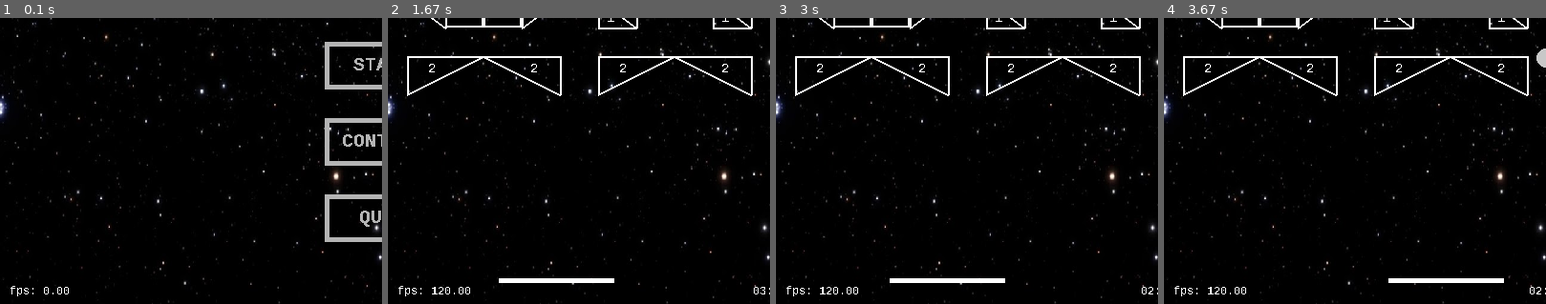
Above: before the commit, frames 1-4 (left to right).
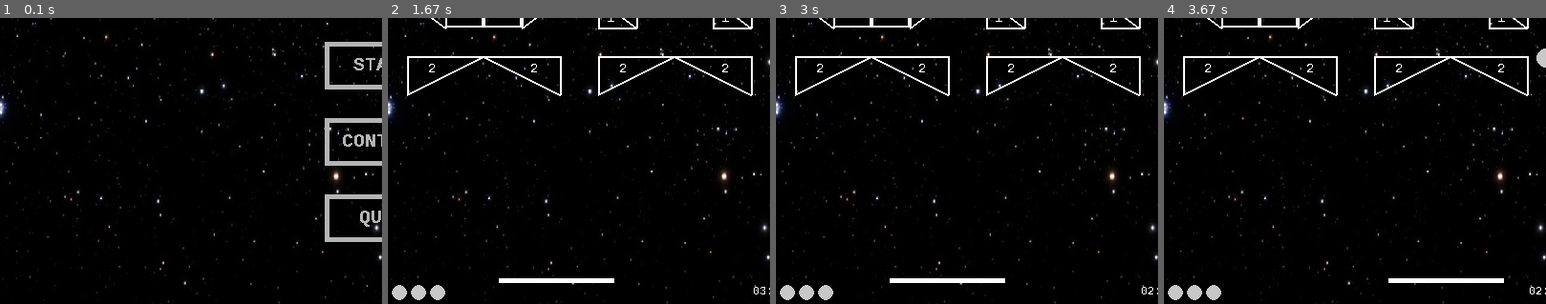
Above: after the commit, the same moments.

Repository: thanhson208s/brick-breaker-pygame
Game: pygame game, started from main.py
Same seed, same stepped clock (60 frames per second), same inputs: the game is played once before the commit and once after it.
Inputs:
- Up to frame 1 (0.1 s): no input
- Up to frame 2 (1.67 s): tap Space at 0.33, 0.67, 1.07, 1.37, 1.63 s; hold Left 1-1.53 s; hold Left from 1.57 s (still down)
- Up to frame 3 (3 s): tap Space at 1.93, 2.07, 2.37, 2.73 s; release Left at 1.97 s; hold Right 2-2.63 s; hold Left from 2.67 s (still down)
- Up to frame 4 (3.67 s): tap Space at 3.03, 3.23, 3.53 s; release Left at 3.13 s; hold Right 3.17-3.63 s
The pictures show only the part of the screen within x 0-50%, y 50-100%; the shares and areas given below are measured in that part.

The runs differ from the first frame. In frame 1, 0.1% of the frame differs, in the area x 2-18%, y 93-98%; in frame 2, 0.5%, in the area x 1-22%, y 93-99%; in frame 3, 0.5%; in frame 4, 0.5%.

Commit message:
add life

Diff:
--- a/main.py
+++ b/main.py
@@ -143,7 +143,11 @@
     label_time = fps_font.render((("" if m >= 10 else "0") + str(m)) + ":" + (("" if s >= 10 else "0") + str(s)), False, constants.WHITE)
     screen.blit(label_time, (config.WIDTH/2 - label_time.get_width()/2, config.HEIGHT - 20))
 
-def drawGameOver(point, state, isOutOfTime, isOutOfScreen):
+def drawLife(remainLifes):
+    for i in range(remainLifes):
+        pygame.draw.circle(screen, constants.BALL_COLOR, (12 + 20 * i, config.HEIGHT - 12), 8)
+
+def drawGameOver(point, state, isOutOfTime, isOutOfLife):
     label_game_over = title_font.render('GAME OVER', False, constants.WHITE)
     screen.blit(label_game_over, (config.WIDTH/2 - label_game_over.get_width()/2, config.TITLE_Y))
 
@@ -157,8 +161,8 @@
         desc = "You lose!"
         if isOutOfTime:
             desc += " Out of time."
-        if isOutOfScreen:
-            desc += " Out of screen."
+        if isOutOfLife:
+            desc += " Out of life."
     label_desc = button_font.render(desc, False, constants.WHITE)
     screen.blit(label_desc, (config.WIDTH/2 - label_desc.get_width()/2, config.HEIGHT * 1/4 - label_desc.get_height()/2))
 
@@ -193,16 +197,17 @@
         timer -= config.FRAME_TIME
 
     # 3. update GUI
-    if gameManager.state in [GameManager.READY, GameManager.RUN, GameManager.PAUSE]:
+    if gameManager.state in [GameManager.READY, GameManager.RUN, GameManager.PAUSE, GameManager.REVIVE]:
         drawBar(gameManager.bar)
         drawBall(gameManager.ball)
         drawPieces(gameManager.pieces)
         drawPoint(gameManager.point)
         drawTime(gameManager.remainTime)
+        drawLife(gameManager.remainLifes)
     elif gameManager.state == GameManager.WIN or gameManager.state == GameManager.LOSE:
         drawBar(gameManager.bar)
         drawBall(gameManager.ball)
-        drawGameOver(gameManager.point, gameManager.state, gameManager.isOutOfTime(), gameManager.isOutOfScreen())
+        drawGameOver(gameManager.point, gameManager.state, gameManager.isOutOfTime(), gameManager.isOutOfLife())
 # === Game Scene === #
 
 # === Control Scene === #
@@ -259,7 +264,7 @@
     elif (curScene == constants.CONTROL_SCENE):
         processControlScene()
 
-    showFps()
+    # showFps()
     pygame.display.flip()
 
 print('Game has stopped!')
--- a/src/ball.py
+++ b/src/ball.py
@@ -12,14 +12,16 @@
     def initGame(self):
         self.radius = config.BALL_RADIUS
         self.p = pygame.math.Vector2(config.WIDTH/2, config.BAR_Y - self.radius)
-        self.v = pygame.math.Vector2(0, 0)
+        self.v = pygame.math.Vector2(0, -config.BALL_BASE_SPEED)
         self.accelerationTimer = 0
+
+    def reviveGame(self):
+        self.radius = config.BALL_RADIUS
+        self.p = pygame.math.Vector2(config.WIDTH/2, config.BAR_Y - self.radius)
+        self.v = pygame.math.Vector2(0, -self.v.magnitude())
 
     def updateInitPosition(self, bar):
         self.p.x = bar.p.x
-
-    def startGame(self):
-        self.v.y = -config.BALL_BASE_SPEED
 
     def update(self, dt):
         self.accelerationTimer += dt / 1000
--- a/src/bar.py
+++ b/src/bar.py
@@ -11,6 +11,13 @@
         self.gameManager = gameManager
 
     def initGame(self):
+        self.p = pygame.math.Vector2(config.WIDTH/2, config.BAR_Y)
+        self.v = pygame.math.Vector2(0, 0)
+        self.length = config.BAR_BASE_LENGTH
+        self.speed = config.BAR_BASE_SPEED
+        self.controlBuffer = []
+
+    def reviveGame(self):
         self.p = pygame.math.Vector2(config.WIDTH/2, config.BAR_Y)
         self.v = pygame.math.Vector2(0, 0)
         self.length = config.BAR_BASE_LENGTH
--- /dev/null
+++ b/src/buff.py
@@ -0,0 +1,67 @@
+import pygame, math
+
+class Buff:
+    POSITIVE = 1
+    NEGATIVE = -1
+    groups = [
+        ["LongerBuff"]
+    ]
+
+    def __init__(self, type, time, rate):
+        self.type = type
+        self.time = time
+        self.rate = rate
+
+    @classmethod
+    def instance(cls):
+        if cls._instance is None:
+            cls._instance = cls()
+        return cls._instance
+
+    def draw(self, screen):
+        pass
+
+    def renew(self):
+        pass
+
+    def activate(self):
+        pass
+
+    def deactivate(self):
+        pass
+
+class BiggerBuff(Buff):
+    _instance = None
+
+    def __init__(self):
+        super().__init__(Buff.POSITIVE, 10, 0.1)
+
+class SmallerBuff(Buff):
+    _instance = None
+
+    def __init__(self):
+        super().__init__(Buff.NEGATIVE, 10, 0.1)
+
+class LongerBuff(Buff):
+    _instance = None
+
+    def __init__(self):
+        super().__init__(Buff.POSITIVE, 10, 0.1)
+
+class ShorterBuff(Buff):
+    _instance = None
+
+    def __init__(self):
+        super().__init__(Buff.NEGATIVE, 10, 0.1)
+
+class StrongerBuff(Buff):
+    _instance = None
+
+    def __init__(self):
+        super().__init__(Buff.POSITIVE, 10, 0.1)
+
+class DenserBuff(Buff):
+    _instance = None
+
+    def __init__(self):
+        super().__init__(Buff.POSITIVE, 10, 0.1)
--- a/src/config.py
+++ b/src/config.py
@@ -25,6 +25,7 @@
 POINT_PER_HP = 5
 TOTAL_TIME = 180
 FRAME_TIME = 10
+TOTAL_LIFE = 3
 
 ENABLE_CHEAT = False
 ENABLE_AUTO = False
--- a/src/gamedata.py
+++ b/src/gamedata.py
@@ -2,6 +2,7 @@
 from bar import *
 from piece import *
 from sound import *
+from buff import *
 import constants, config
 import pygame, math, json
 
@@ -12,6 +13,7 @@
     WIN = 100
     LOSE = -100
     PAUSE = 2
+    REVIVE = 3
 
     def __init__(self):
         self.state = GameManager.WAIT
@@ -21,6 +23,8 @@
         self.point = None
         self.pointTimer = None
         self.remainTime = None
+        self.buffs = None
+        self.remainLifes = None
 
     def initGame(self, mapIndex=-1):
         self.state = GameManager.READY
@@ -31,6 +35,8 @@
         self.point = 0
         self.pointTimer = 0
         self.remainTime = config.TOTAL_TIME * 1000
+        self.buffs = []
+        self.remainLifes = config.TOTAL_LIFE
 
     def initPieces(self):
         path = (config.MAP_FOLDER + str(self.mapIndex) + '.json') if self.mapIndex >= 0 else config.DEFAULT_MAP
@@ -51,7 +57,6 @@
 
     def startGame(self):
         self.state = GameManager.RUN
-        self.ball.startGame()
         SoundManager.instance().playCollideWithBarEffect()
 
     def pauseGame(self):
@@ -60,15 +65,19 @@
         elif self.state == GameManager.PAUSE:
             self.state = GameManager.RUN
 
+    def reviveGame(self):
+        self.state = GameManager.REVIVE
+        self.ball.reviveGame()
+        self.bar.reviveGame()
+
     def endGame(self):
         self.state = GameManager.WAIT
 
     def onSpace(self):
-        if (self.state == GameManager.READY):
+        if (self.state in [GameManager.READY, GameManager.REVIVE]):
             self.startGame()
         elif self.state in [GameManager.WIN, GameManager.LOSE]:
             self.initGame(self.mapIndex)
-
 
     def onControlStart(self, key):
         if (self.state == GameManager.WAIT):
@@ -110,6 +119,15 @@
             self.ball.v -= (2 * self.ball.v.dot(collisionVector) / collisionVector.magnitude_squared()) * collisionVector
 
         return isCollided
+
+    def addBuff(self, buff):
+        if buff not in self.buffs:
+            self.buffs.append(buff)
+        buff.renew()
+
+    def removeBuff(self, buff):
+        if buff in self.buffs:
+            self.buffs.remove(buff)
 
     def update(self, dt):
         if self.state in [GameManager.WAIT, GameManager.PAUSE]:
@@ -147,7 +165,14 @@
                 self.state = GameManager.WIN
                 SoundManager.instance().playWinEffect()
             else:
-                if self.ball.p.y - self.ball.radius > config.HEIGHT or self.remainTime <= 0:
+                if self.ball.p.y - self.ball.radius > config.HEIGHT:
+                    self.remainLifes -= 1
+                    if self.remainLifes <= 0:
+                        self.state = GameManager.LOSE
+                        SoundManager.instance().playLoseEffect()
+                    else:
+                        self.reviveGame()
+                elif self.remainTime <= 0:
                     self.state = GameManager.LOSE
                     SoundManager.instance().playLoseEffect()
         elif self.state == GameManager.WIN:
@@ -158,6 +183,17 @@
             self.ball.update(dt)
             if not self.checkCollideWithBorder():
                 self.bar.checkCollide(self.ball)
+        elif self.state == GameManager.REVIVE:
+            self.ball.updateInitPosition(self.bar)
+            self.pointTimer += dt / 1000
+            if self.pointTimer >= config.POINT_DECREASE_PERIOD:
+                self.pointTimer -= config.POINT_DECREASE_PERIOD
+                self.point = max(self.point - config.POINT_DECREASE_VALUE, 0)
+
+            self.remainTime = max(0, self.remainTime - dt)
+            if self.remainTime <= 0:
+                self.state == GameManager.LOSE
+                SoundManager.instance().playLoseEffect()
 
     def isRunning(self):
         return self.state == GameManager.RUN
@@ -165,5 +201,5 @@
     def isOutOfTime(self):
         return self.remainTime <= 0
 
-    def isOutOfScreen(self):
-        return self.ball.p.y - self.ball.radius > config.HEIGHT
+    def isOutOfLife(self):
+        return self.remainLifes <= 0
--- a/src/sound.py
+++ b/src/sound.py
@@ -2,13 +2,13 @@
 
 class SoundManager:
     _instance = None
-    THEME_PATH = "res/theme.mp3"
-    BOUNCE_PATH = "res/bounce.wav"
-    BREAK_PATH = "res/break.wav"
-    HIT_WALL_PATH = "res/hit_wall.wav"
-    SCENE_TRANS_PATH = "res/scene_trans.wav"
-    WIN_PATH = "res/win.wav"
-    LOSE_PATH = "res/lose.wav"
+    THEME_PATH = "res/audio/theme.mp3"
+    BOUNCE_PATH = "res/audio/bounce.wav"
+    BREAK_PATH = "res/audio/break.wav"
+    HIT_WALL_PATH = "res/audio/hit_wall.wav"
+    SCENE_TRANS_PATH = "res/audio/scene_trans.wav"
+    WIN_PATH = "res/audio/win.wav"
+    LOSE_PATH = "res/audio/lose.wav"
 
     def __init__(self):
         pygame.mixer.music.load(SoundManager.THEME_PATH)
Not shown, added: res/audio/bounce.wav
Not shown, added: res/audio/break.wav
Not shown, added: res/audio/hit_wall.wav
Not shown, added: res/audio/lose.wav
Not shown, added: res/audio/scene_trans.wav
Not shown, added: res/audio/theme.mp3
Not shown, added: res/audio/win.wav
